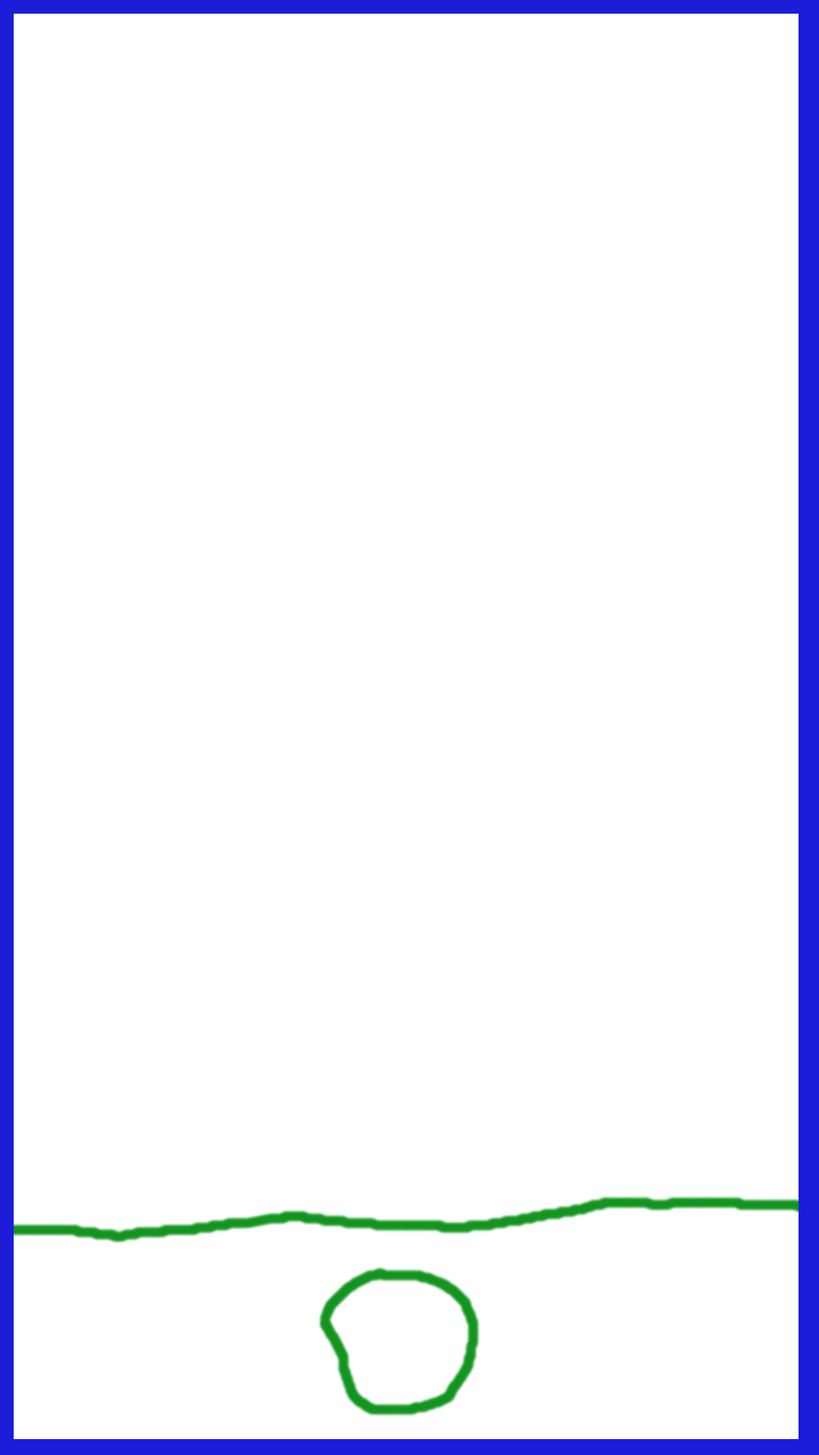
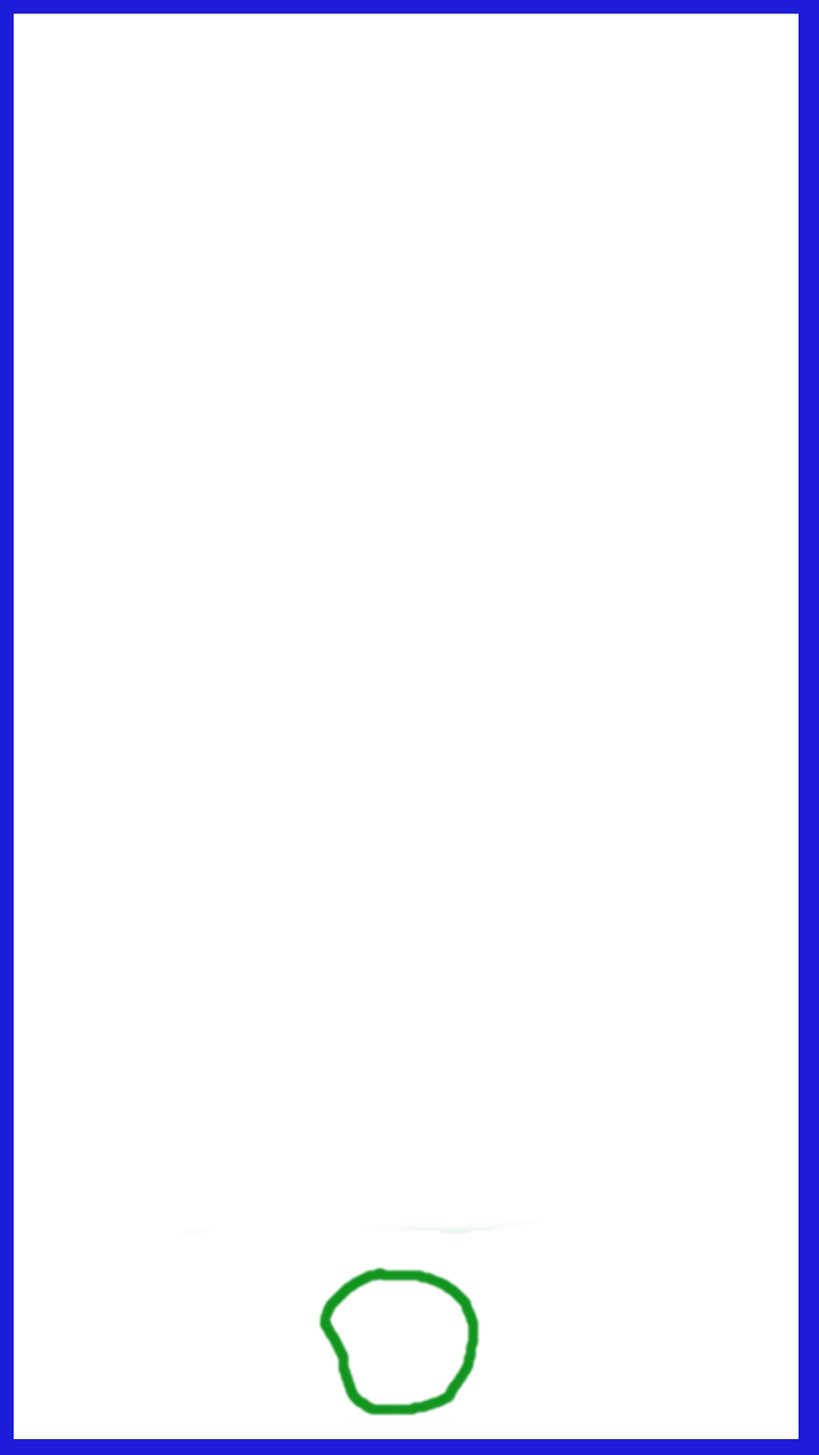
Before/after of a 819 × 1455 layered artwork. What changed in the layer stack:
painted on "PlayerArea" over (13, 1196, 799, 1244)
